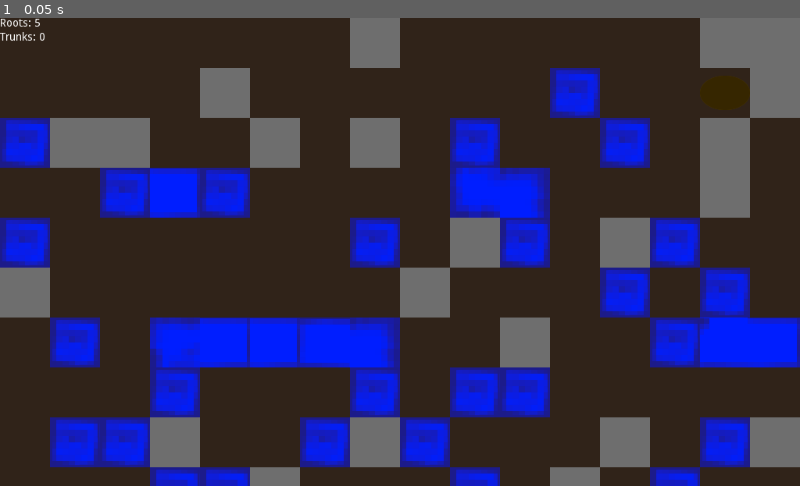
Above: before the commit, frame 1.
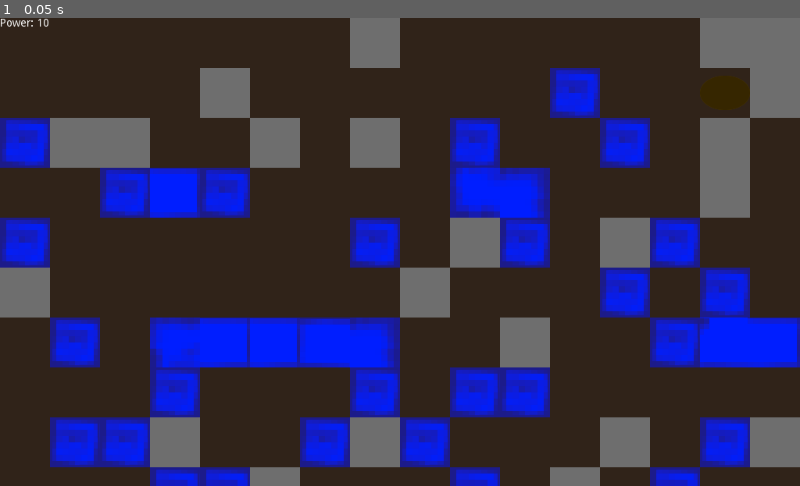
Above: after the commit, the same moment.

Repository: BigAwesome/SpringJam2D
Game: Godot game, scene res://scenes/game.tscn
The game is run twice, just before and just after one commit, with the same random seed, the same clock (stepped at 60 frames per second) and the same inputs.
Inputs:
- Up to frame 1 (0.05 s): no input

The runs differ from the first frame. In frame 1, 0.1% of the frame differs, in the area x 0-7%, y 0-5%.

Commit message:
Basic score with "balancing"

Diff:
--- a/nodes/menus/score.tscn
+++ b/nodes/menus/score.tscn
@@ -4,9 +4,10 @@
 anchor_right = 1.0
 anchor_bottom = 1.0
 
-[node name="Roots" type="Label" parent="."]
+[node name="Power" type="Label" parent="."]
 margin_bottom = 14.0
 
 [node name="Trunks" type="Label" parent="."]
+visible = false
 margin_top = 18.0
 margin_bottom = 32.0
--- a/scripts/plants/tree.gd
+++ b/scripts/plants/tree.gd
@@ -68,9 +68,9 @@
 
 func _build_trunk(build_pos):
 
-	if(treemap.get_cellv(build_pos) != Score.get_resource("trunks")):
+	if(treemap.get_cellv(build_pos) != Score.get_tile("trunks")):
 		if(_check_connection_to_seed(build_pos, "trunk")):
-			_place_tile(build_pos, Score.get_resource("trunks")) #place trunk tile
+			_place_tile(build_pos, Score.get_tile("trunks")) #place trunk tile
 			trunks.append(build_pos)
 			_add_score(build_pos, "trunks")
 		else:
@@ -79,9 +79,9 @@
 		print("Already existing trunk at this position")
 
 func _build_root(build_pos):
-	if(treemap.get_cellv(build_pos) != Score.get_resource("roots")):
+	if(treemap.get_cellv(build_pos) != Score.get_tile("roots")):
 		if(_check_connection_to_seed(build_pos, "root")):
-			_place_tile(build_pos, Score.get_resource("roots")) # place root tile
+			_place_tile(build_pos, Score.get_tile("roots")) # place root tile
 			roots.append(build_pos)
 
 			_add_score(build_pos, "roots")
@@ -104,7 +104,7 @@
 
 		while index.y <= end.y:
 			var cell = treemap.get_cellv(index)
-			if(cell == Score.get_resource("roots") or index == seed_tile): #if root tile is around
+			if(cell == Score.get_tile("roots") or index == seed_tile): #if root tile is around
 
 				if(index != start && index != end):
 					return true
@@ -133,6 +133,7 @@
 
 func _add_score(tile_pos, build_tile_name):
 	var value = levelmap.get_cellv(tile_pos)
-	Score.build_tile(build_tile_name, value)
+	Score.build_tile(build_tile_name)
+	Score.build_id(value)
 	if(value == Score.get_tile("water")):
-		Score.add_resource("trunks", 1)
+		Score.build_tile("trunks")
--- a/scripts/score.gd
+++ b/scripts/score.gd
@@ -4,45 +4,46 @@
 # Declare member variables here. Examples:
 onready var plants = []
 var ui_node
-var trunks
-var roots
+export var tick = 2
+var tick_delta = tick
 
-export var ground_tile_names = {"rock": 0, "dirt": 1, "water": 5, "air": -1, "leaf": 5}
-export var ground_tile_values = [0, -1, 0, -1, -1, 5]
-export var player_resource_names = {"trunks": 3, "roots": 4}
-export var player_resource_score = [0, 0, 0, 0, 5]
+export var tiles ={"rock": 0, "dirt": 1, "water": 5, "air": -1, "leaf": -1, "trunks": 3, "roots": 4}
+
+export var resource_value = [0, 0, 0, -4, -1, 8, -1]
+
+var owned = [0, 0, 0, 0, 0, 0, 0] # amount of owned tiles
+var score = [0, 0, 0, 0, 0, 0, 0] # amount of points (over time)
+var power = 10
+
 
 
 func get_tile(name):
-	return ground_tile_names[name]
+	return tiles[name]
 
 func get_value(name):
-	return ground_tile_values[ground_tile_names[name]]
+	return resource_value[get_tile(name)]
 
-func get_resource(name):
-	return player_resource_names[name]
+func build_id(id):
+	owned[id] += 1
+func build_tile(name):
+	owned[get_tile(name)] += 1
 
-func set_resource(name, value):
-	player_resource_score[get_resource(name)] = value
-
-func build_tile(name, tile):
-	if(tile == -1):
-		add_resource(name,(-1))
-	else:
-		add_resource(name,ground_tile_values[tile])
-
-func add_resource(name, amount):
-	player_resource_score[get_resource(name)] += amount
+func _tick_update():
+	for i in len(owned):
+		score[i] += owned[i] * resource_value[i]
+		power += owned[i] * resource_value[i]
 
 # Called when the node enters the scene tree for the first time.
 func _ready():
 	plants = get_tree().get_nodes_in_group("Plant")
 	ui_node = get_tree().get_nodes_in_group("Score")[0]
-	set_resource("roots", player_resource_score[get_resource("roots")])
-	set_resource("trunks", player_resource_score[get_resource("trunks")])
-	trunks = ui_node.get_node("Trunks")
-	roots = ui_node.get_node("Roots")
+	#set_resource("roots", score[get_tile("roots")])
+	#set_resource("trunks", score[get_tile("trunks")])
 
 func _process(delta):
-	trunks.text = "Trunks: " + player_resource_score[get_resource("trunks")] as String
-	roots.text = "Roots: " + player_resource_score[get_resource("roots")] as String
+	ui_node.get_node("Power").text = "Power: " + power as String
+	if(tick_delta >= tick):
+		tick_delta = 0
+		_tick_update()
+	else:
+		tick_delta += delta
